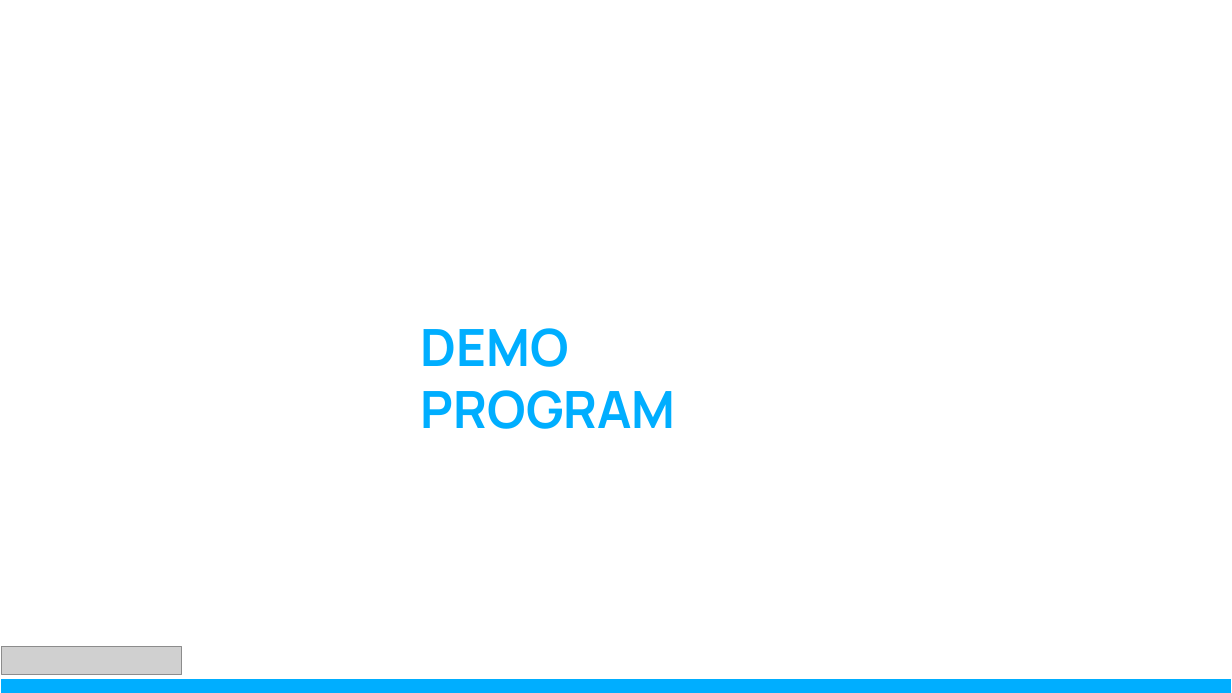
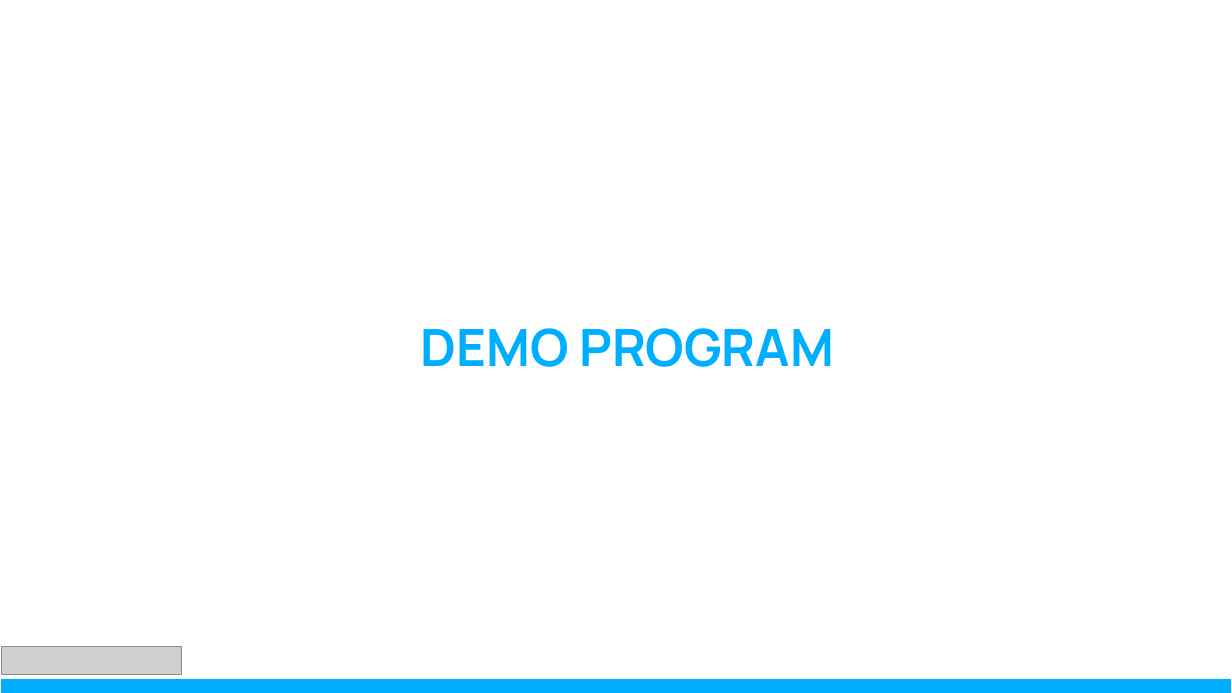
Before and after one commit to handihand53/BookLook, a slide deck: slide 10 of docs/BookLook PPT.pptx (slide 9 before the commit). Drawn at 1232x693 pixels with LibreOffice and Linux fonts; fonts in the diff are those of the drawing; grey boxes stand for pictures. Boxes give left, top, right and bottom in pixels: in the first picture for what was removed or moved away, otherwise in the second. Text is boxed around its words. In the diff, an @@ line names an element or a change of style, - is before the commit and + after.

```diff
--- a/docs/BookLook PPT.pptx
+++ b/docs/BookLook PPT.pptx
@@ text "DEMO PROGRAM" rewrapped from box(421, 328, 676, 429) to box(421, 328, 834, 367) @@
```
Also in this commit, not shown: 4 other slides changed, 1 slide added, 3 other files.
